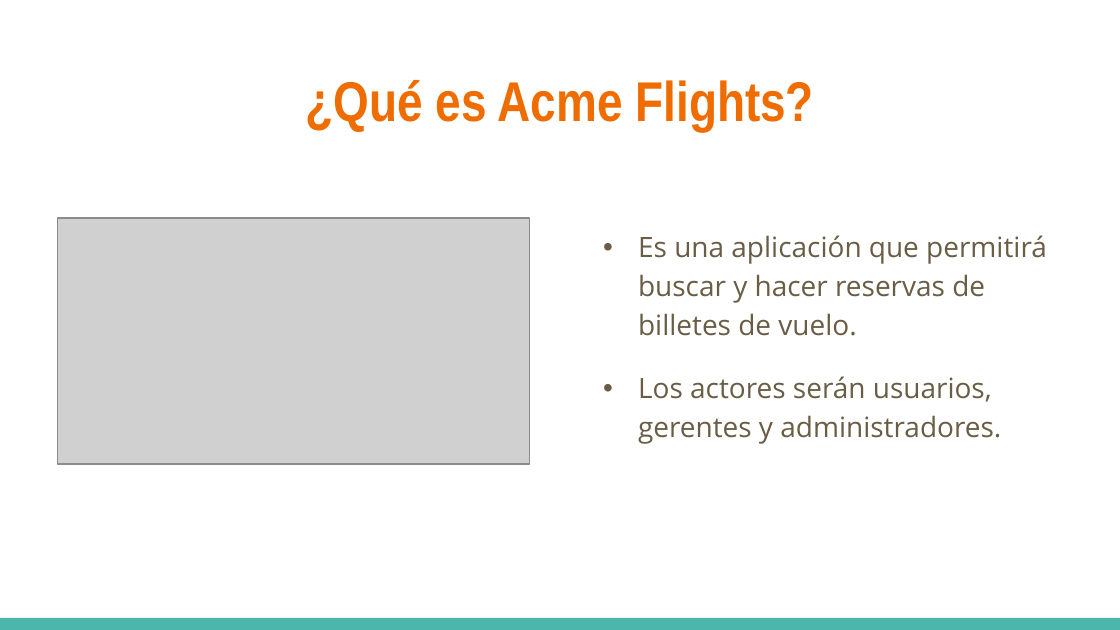
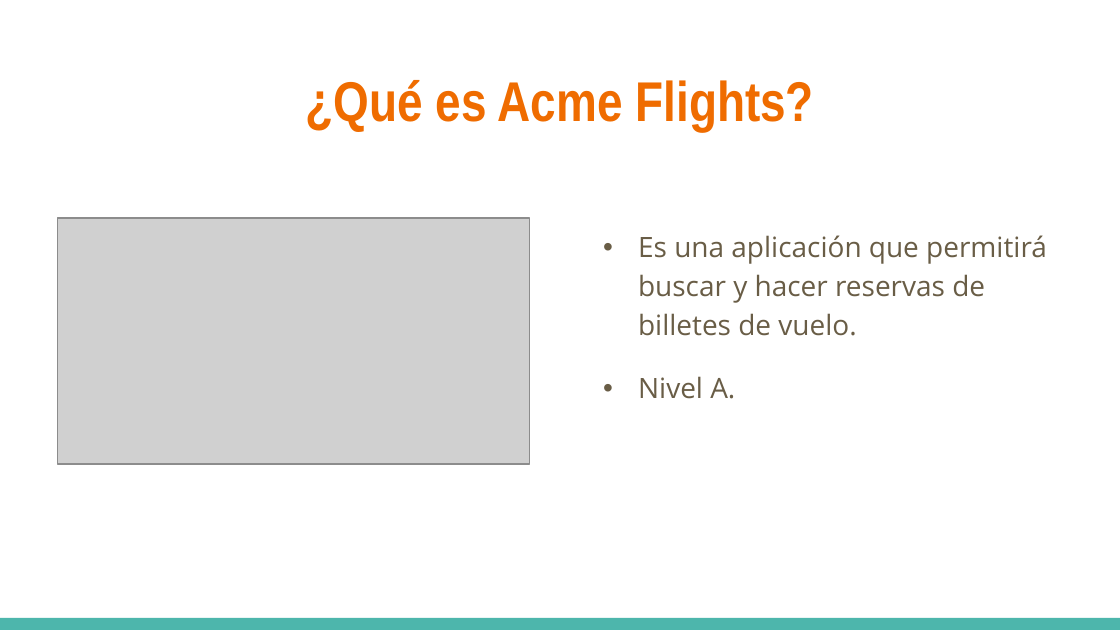
Before and after one commit to martus13/D12---Hackathon, a slide deck: slide 6 of Acme Flights.pptx. Drawn at 1120x630 pixels with LibreOffice and Linux fonts; fonts in the diff are those of the drawing; grey boxes stand for pictures. Boxes give left, top, right and bottom in pixels: in the first picture for what was removed or moved away, otherwise in the second. Text is boxed around its words. In the diff, an @@ line names an element or a change of style, - is before the commit and + after.

```diff
--- a/Acme Flights.pptx
+++ b/Acme Flights.pptx
@@ text at (638, 376, 735, 399): text changed @@
-• Los actores serán usuarios, gerentes y administradores.
+• Nivel A.
```
